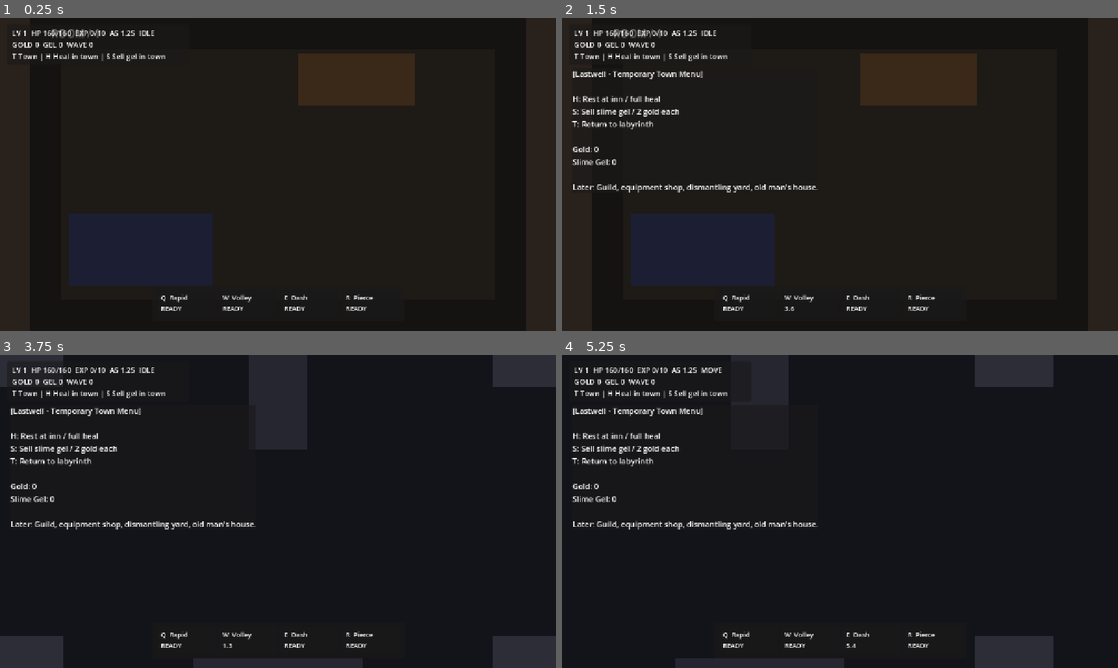
Above: before the commit, frames 1-4 (two rows, left to right).
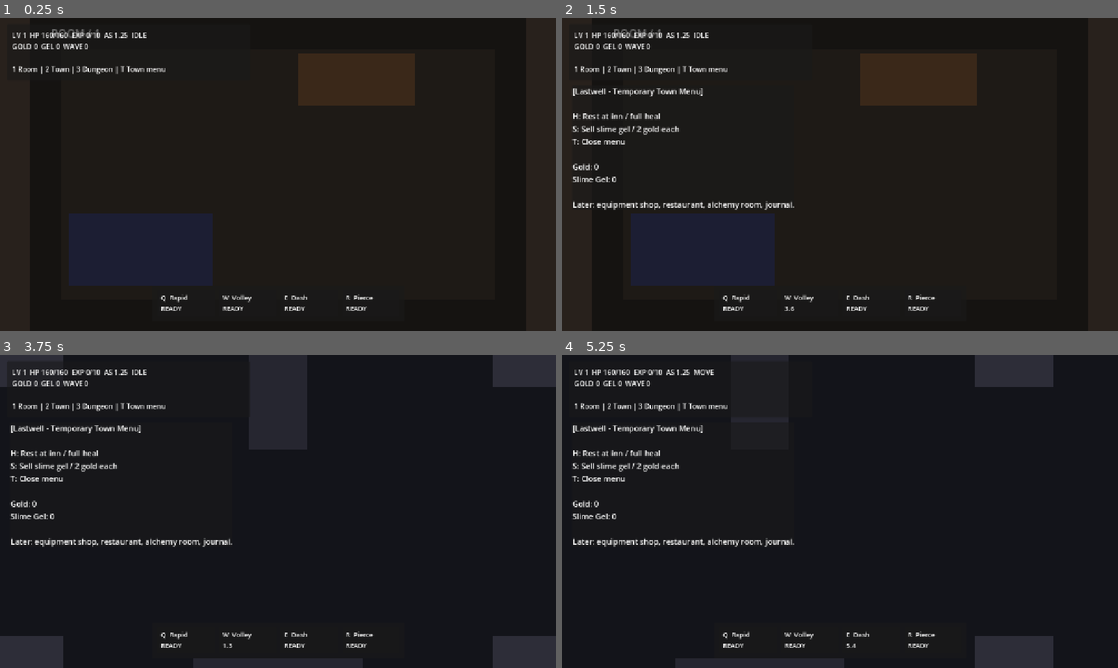
Above: after the commit, the same moments.

Repository: danyoon0760/last-archer
Game: Godot game, scene res://scenes/Main.tscn
Two runs of this game, one before a commit and one after it. Both use one fixed random seed, a clock stepped at 60 frames per second and the inputs below.
Inputs (mouse positions are in pixels of both pictures, inside the frame that each line leads up to):
- Up to frame 1 (0.25 s): no input
- Up to frame 2 (1.5 s): tap Enter at 0.5 s; move the mouse to (962, 158) at 0.52 s; hold W 0.53-1.25 s; tap T at 0.6 s; click (962, 158) at 0.67 s; tap Space at 1.25 s; drag from (728, 190) to (812, 237) at 1.27 s
- Up to frame 3 (3.75 s): tap Enter at 2, 3.5 s; move the mouse to (333, 442) at 2.02 s; hold W 2.03-2.75 s; tap 1 at 2.1 s; tap Space at 2.75 s; drag from (250, 574) to (111, 464) at 2.77 s; move the mouse to (444, 558) at 3.52 s; hold A from 3.53 s (still down); tap 3 at 3.6 s
- Up to frame 4 (5.25 s): release A at 4.25 s; tap Space at 4.25 s; drag from (673, 464) to (756, 433) at 4.27 s; move the mouse to (867, 511) at 5.02 s; hold S from 5.03 s (still down); tap E at 5.1 s; click (867, 511) at 5.17 s

The runs differ from the first frame. In frame 1, 1.1% of the frame differs, in the area x 2-30%, y 4-18%; in frame 2, 4.0%; in frame 3, 4.0%; in frame 4, 4.0%, in the area x 1-46%, y 4-62%.

Commit message:
Show stage run status and reward choices in HUD

Diff:
--- a/scripts/hud.gd
+++ b/scripts/hud.gd
@@ -9,21 +9,33 @@
 var town_label: Label
 var death_label: Label
 var game_manager: Node
+var stage_run_manager: Node
 var player: Node
 
 func _ready() -> void:
 	game_manager = get_tree().get_first_node_in_group("game_manager")
+	stage_run_manager = get_tree().get_first_node_in_group("stage_run_manager")
 	player = get_tree().get_first_node_in_group("player")
 	build_ui()
+	connect_signals()
+	update_status()
+	set_town_visible(false)
+
+func connect_signals() -> void:
 	if game_manager != null:
 		if game_manager.has_signal("stats_changed"):
 			game_manager.stats_changed.connect(update_status)
 		if game_manager.has_signal("town_toggled"):
 			game_manager.town_toggled.connect(set_town_visible)
-	update_status()
-	set_town_visible(false)
+	if stage_run_manager != null:
+		if stage_run_manager.has_signal("stage_changed"):
+			stage_run_manager.stage_changed.connect(update_status)
+		if stage_run_manager.has_signal("reward_pending_changed"):
+			stage_run_manager.reward_pending_changed.connect(update_status)
 
 func _process(_delta: float) -> void:
+	if not is_instance_valid(stage_run_manager):
+		stage_run_manager = get_tree().get_first_node_in_group("stage_run_manager")
 	update_status()
 
 func _unhandled_input(event: InputEvent) -> void:
@@ -43,7 +55,7 @@
 func build_ui() -> void:
 	status_panel = PanelContainer.new()
 	status_panel.position = Vector2(16, 14)
-	status_panel.custom_minimum_size = Vector2(420, 92)
+	status_panel.custom_minimum_size = Vector2(560, 130)
 	make_click_through(status_panel)
 	add_child(status_panel)
 
@@ -58,7 +70,7 @@
 	status_label = Label.new()
 	make_click_through(status_label)
 	status_label.add_theme_color_override("font_color", Color.WHITE)
-	status_label.add_theme_font_size_override("font_size", 17)
+	status_label.add_theme_font_size_override("font_size", 16)
 	margin.add_child(status_label)
 
 	skill_panel = PanelContainer.new()
@@ -112,7 +124,7 @@
 	add_child(death_label)
 
 	town_panel = PanelContainer.new()
-	town_panel.position = Vector2(24, 115)
+	town_panel.position = Vector2(24, 155)
 	town_panel.custom_minimum_size = Vector2(450, 280)
 	make_click_through(town_panel)
 	add_child(town_panel)
@@ -127,6 +139,8 @@
 func update_status() -> void:
 	if not is_instance_valid(player):
 		player = get_tree().get_first_node_in_group("player")
+	if not is_instance_valid(stage_run_manager):
+		stage_run_manager = get_tree().get_first_node_in_group("stage_run_manager")
 
 	var player_text := ""
 	if is_instance_valid(player) and player.has_method("get_hud_text"):
@@ -136,8 +150,12 @@
 	if game_manager != null and game_manager.has_method("get_status_text"):
 		manager_text = game_manager.get_status_text()
 
+	var stage_text := ""
+	if is_instance_valid(stage_run_manager) and stage_run_manager.has_method("get_hud_text"):
+		stage_text = stage_run_manager.get_hud_text()
+
 	if status_label != null:
-		status_label.text = player_text + "\n" + manager_text + "\nT Town | H Heal in town | S Sell gel in town"
+		status_label.text = player_text + "\n" + manager_text + "\n" + stage_text + "\n1 Room | 2 Town | 3 Dungeon | T Town menu"
 
 	update_skill_bar()
 
@@ -184,7 +202,7 @@
 	return "[Lastwell - Temporary Town Menu]\n\n" + \
 		"H: Rest at inn / full heal\n" + \
 		"S: Sell slime gel / 2 gold each\n" + \
-		"T: Return to labyrinth\n\n" + \
+		"T: Close menu\n\n" + \
 		"Gold: " + gold_text + "\n" + \
 		"Slime Gel: " + gel_text + "\n\n" + \
-		"Later: Guild, equipment shop, dismantling yard, old man's house."
+		"Later: equipment shop, restaurant, alchemy room, journal."
